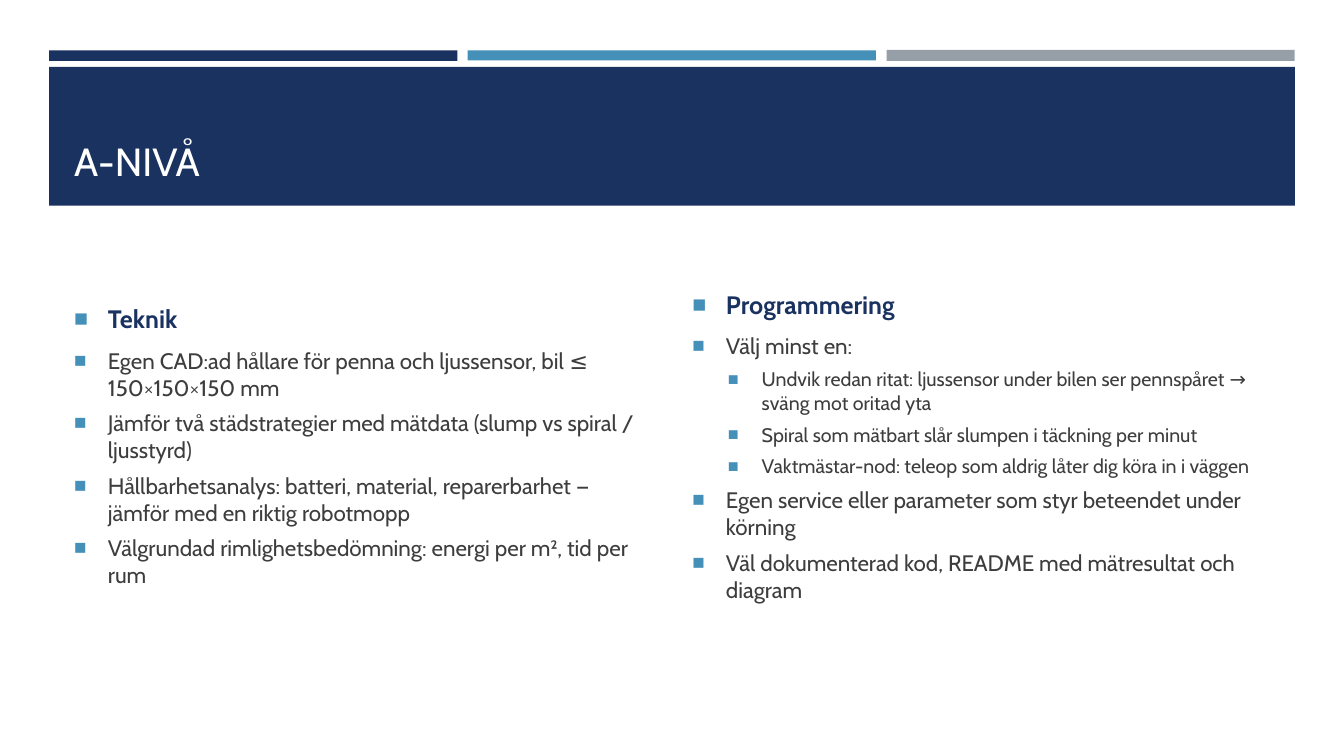
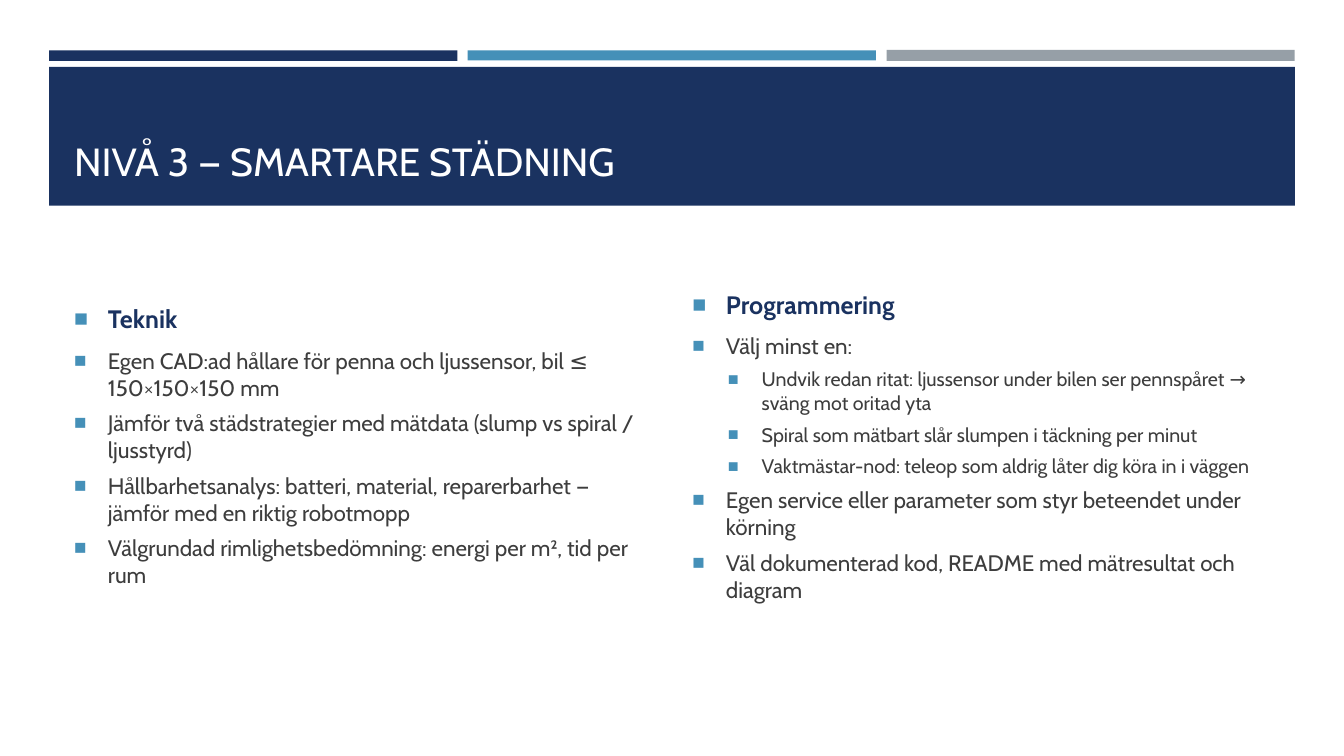
Before and after one commit to abbjetmus/ROS2, a slide deck: slide 16 of Driverbot250s-ROS2.pptx. Drawn at 1344x756 pixels with LibreOffice and Linux fonts; fonts in the diff are those of the drawing. Boxes give left, top, right and bottom in pixels: in the first picture for what was removed or moved away, otherwise in the second. Text is boxed around its words. In the diff, an @@ line names an element or a change of style, - is before the commit and + after.

```diff
--- a/Driverbot250s-ROS2.pptx
+++ b/Driverbot250s-ROS2.pptx
@@ title at (x1=74, y1=143, x2=615, y2=177): text changed @@
-A-NIVÅ
+NIVÅ 3 — SMARTARE STÄDNING
```
Also in this commit, not shown: 6 other slides changed.
